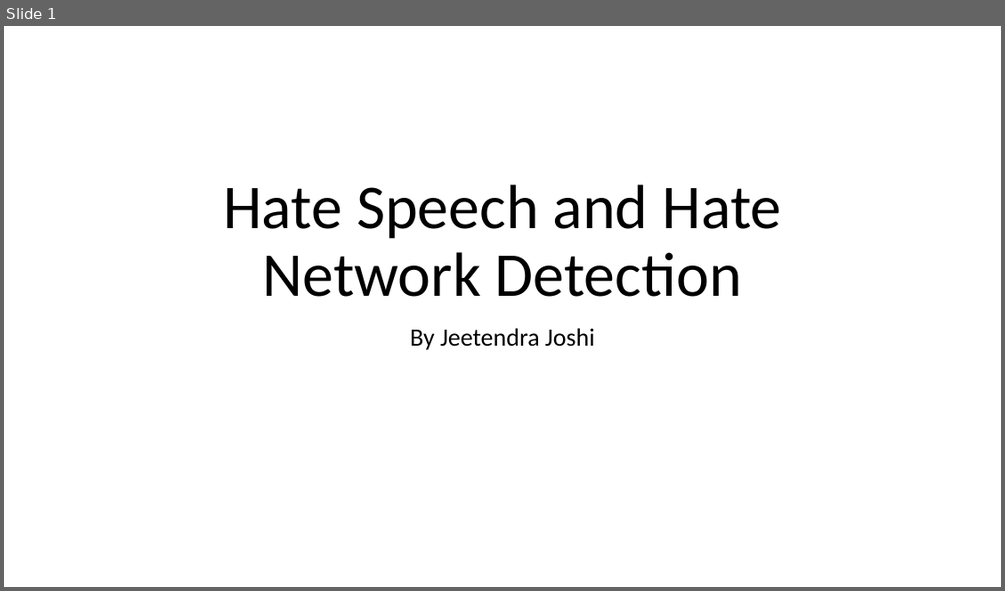
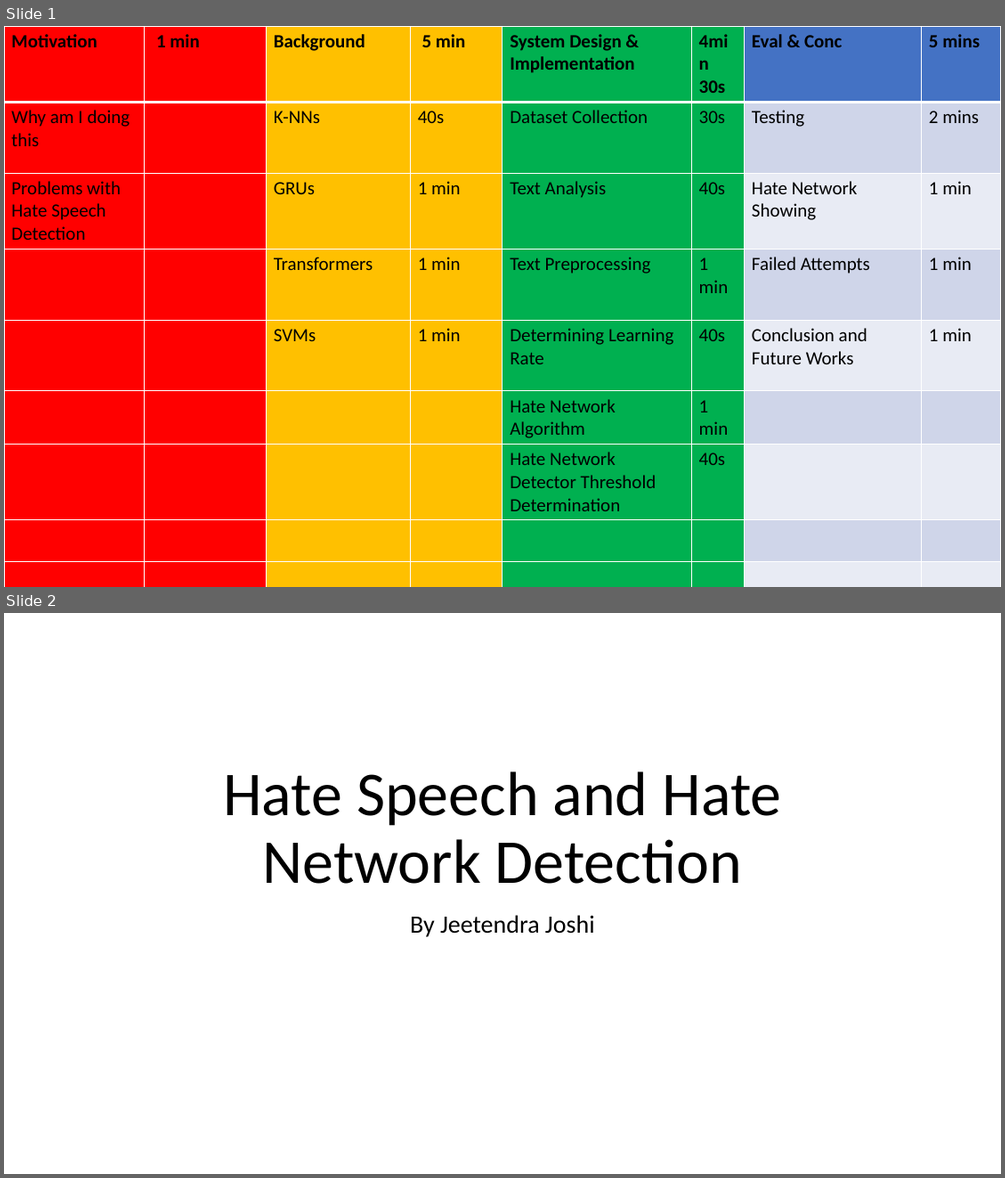
Before and after one commit to JeetendraJoshi/final_year_project, a slide deck: FYP Presentation.pptx. Shown one above the other, each under a label of ours: slide 1 before the commit, slides 1 and 2 after it. The pictures are 1005x591 and 1005x1178 pixels, drawn with LibreOffice and Linux fonts; fonts in the diff are those of the drawing. Boxes give left, top, right and bottom in pixels: in the first picture for what was removed or moved away, otherwise in the second. Text is boxed around its words. In the diff, an @@ line names an element or a change of style, - is before the commit and + after.

```diff
--- a/FYP Presentation.pptx
+++ b/FYP Presentation.pptx
@@ slide 1 added at <box>4,26,1001,587</box>, background #FFFFFF @@
@@ table added at <box>4,26,1001,587</box>, 10 rows, 8 columns @@
+Motivation | 1 min | Background | 5 min | System Design & / Implementation | 4min 30s | Eval & Conc | 5 mins
+Why am I doing this |  | K-NNs | 40s | Dataset Collection | 30s | Testing | 2 mins
+Problems with Hate Speech Detection |  | GRUs | 1 min | Text Analysis | 40s | Hate Network Showing | 1 min
+ |  | Transformers | 1 min | Text Preprocessing | 1 min | Failed Attempts | 1 min
+ |  | SVMs | 1 min | Determining Learning Rate | 40s | Conclusion and Future Works | 1 min
+ |  |  |  | Hate Network Algorithm | 1 min |  | 
+ |  |  |  | Hate Network Detector Threshold Determination | 40s |  | 
+ |  |  |  |  |  |  | 
+ |  |  |  |  |  |  | 
+ |  |  |  |  |  |  | 
@@ what was slide 1 is now slide 2 @@
```
Also in this commit, not shown: 1 slide changed, 2 other slides added, 1 slide removed.
